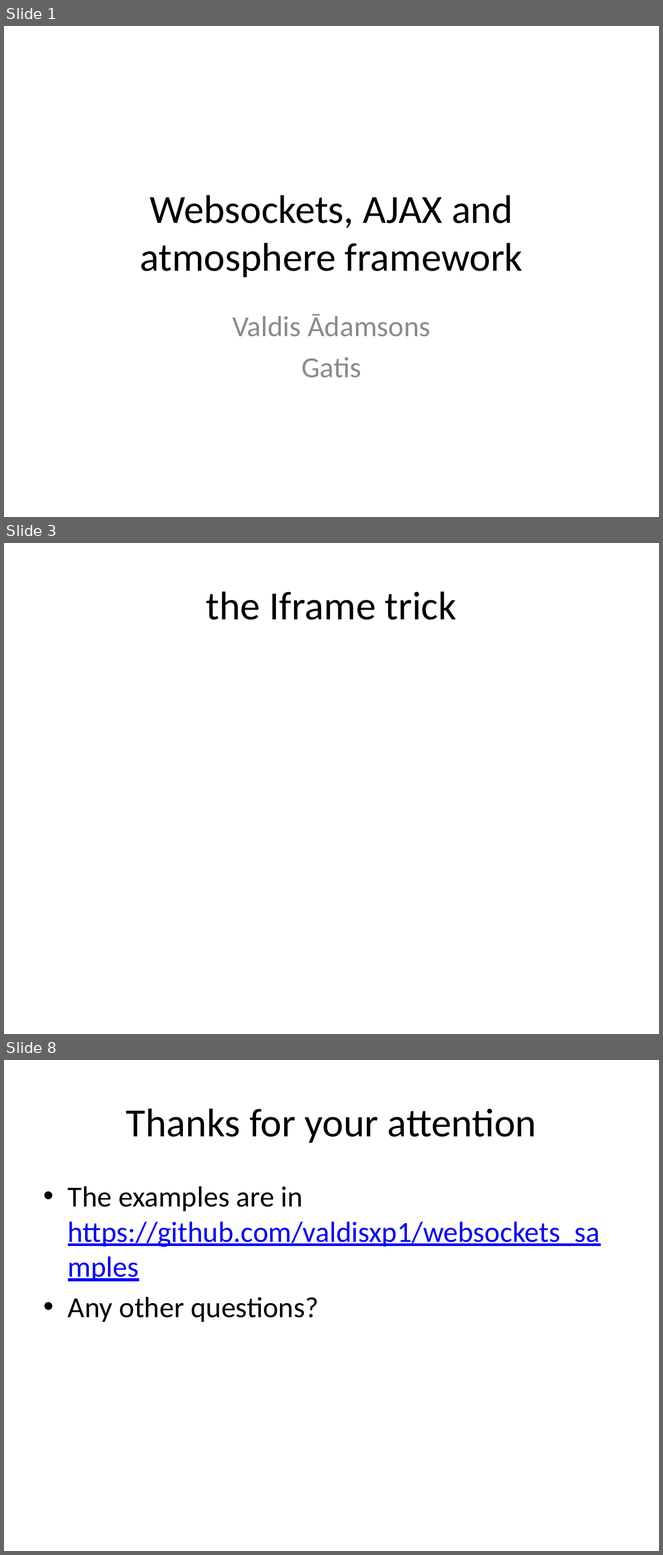
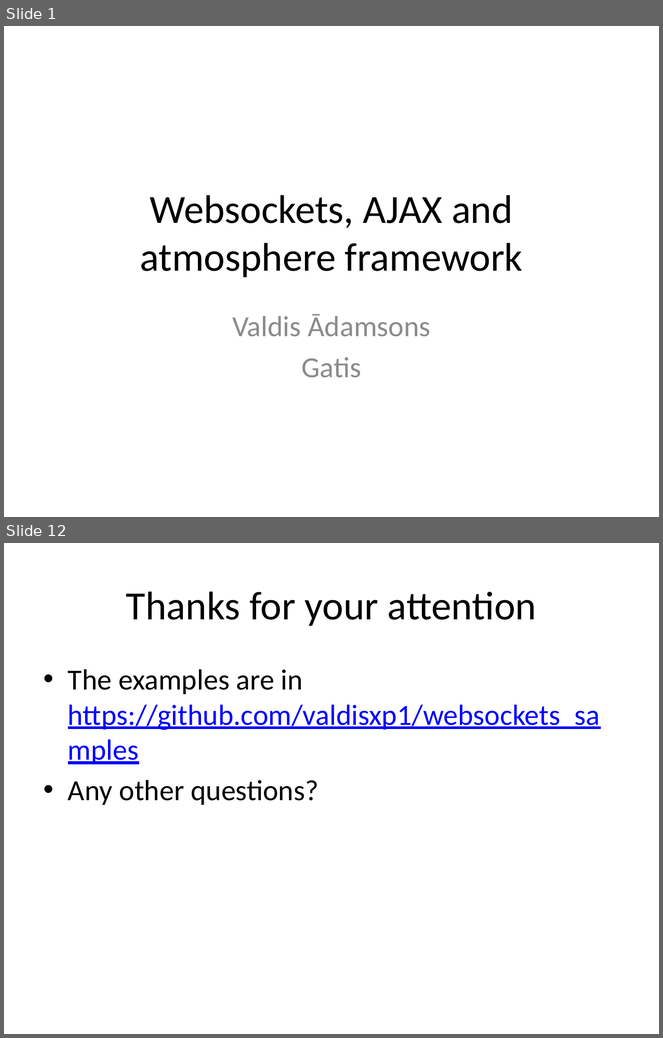
Before and after one commit to valdisxp1/websockets_samples, a slide deck: Atmoshere_and_websockets.pptx. Shown one above the other, each under a label of ours: slides 1, 3 and 8 before the commit, slides 1 and 12 after it; the slides between them are not shown. The pictures are 663x1555 and 663x1038 pixels, drawn with LibreOffice and Linux fonts; fonts in the diff are those of the drawing. Boxes give left, top, right and bottom in pixels: in the first picture for what was removed or moved away, otherwise in the second. Text is boxed around its words. In the diff, an @@ line names an element or a change of style, - is before the commit and + after.

```diff
--- a/Atmoshere_and_websockets.pptx
+++ b/Atmoshere_and_websockets.pptx
@@ slide 3 removed at (4, 543, 659, 1034), background #FFFFFF @@
@@ title removed at (206, 591, 457, 620) @@
-the Iframe trick
@@ what was slide 8 is now slide 12 @@
```
Also in this commit, not shown: 2 slides changed, 8 slides added, 3 other slides removed.
